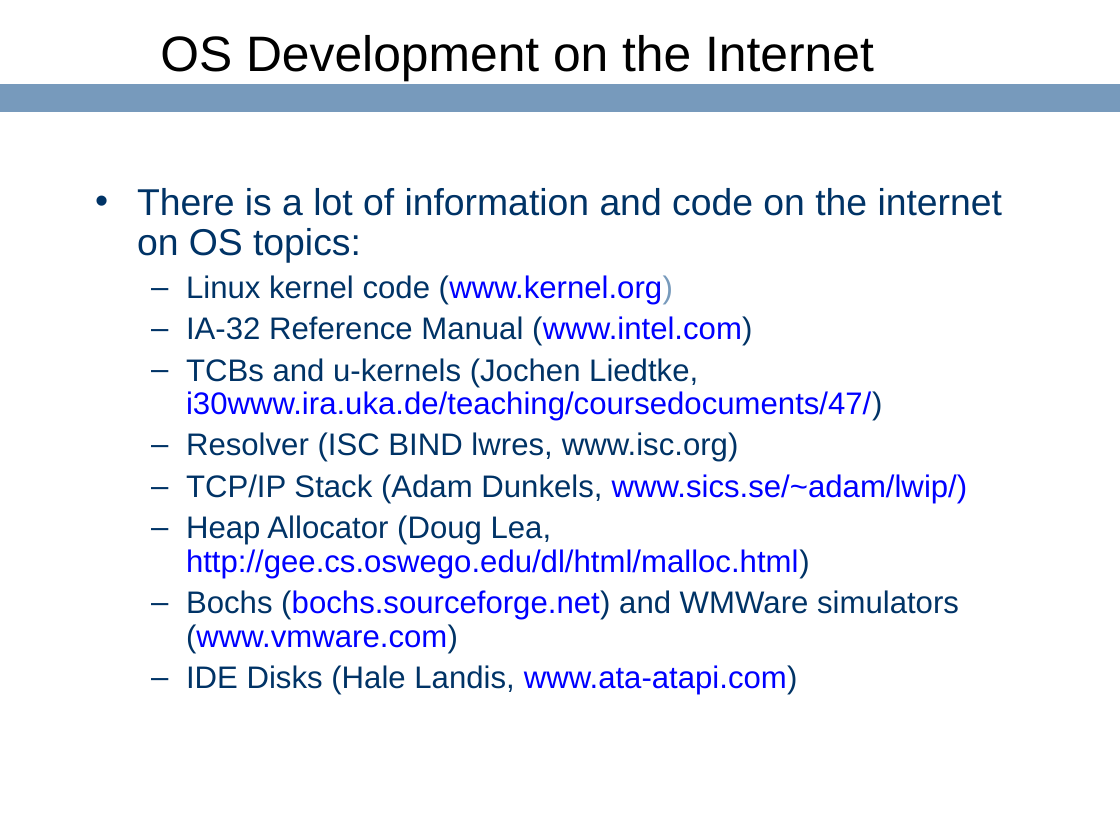
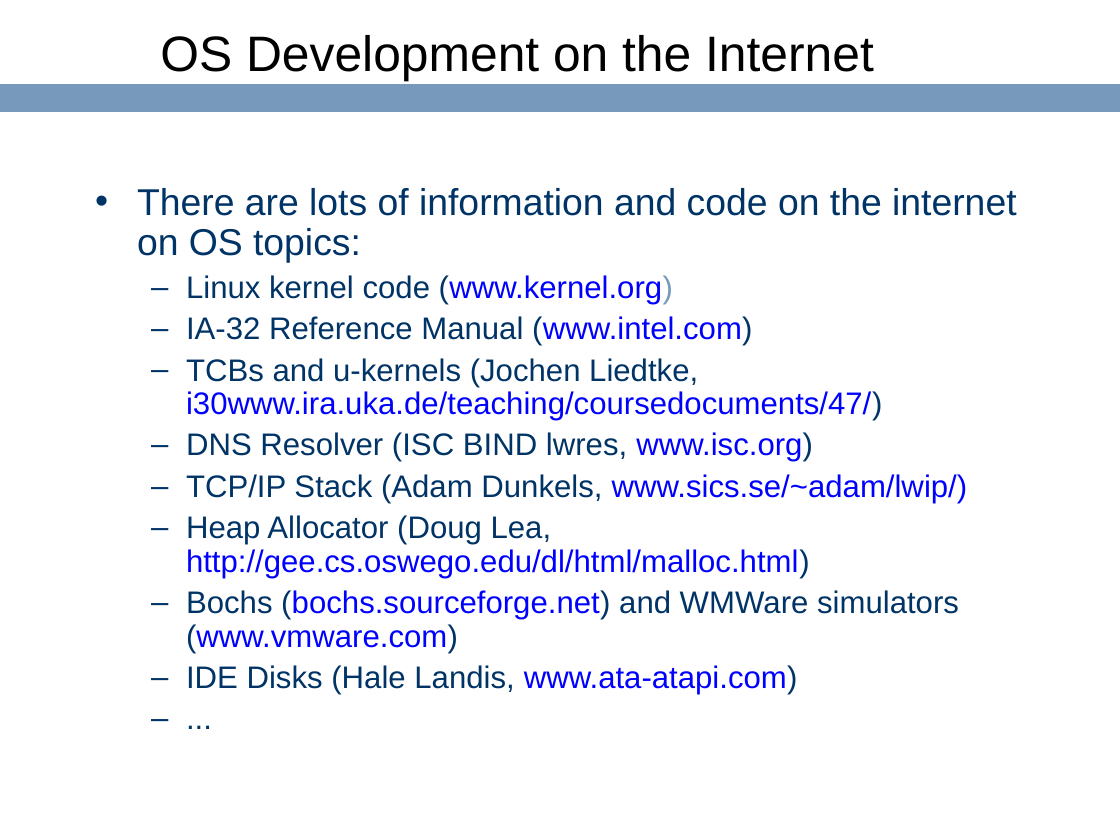
Before and after one commit to ringgaard/sanos, a slide deck: slide 18 of doc/jbox-jaoo.ppt. Drawn at 1120x840 pixels with LibreOffice and Linux fonts; fonts in the diff are those of the drawing; background and template pictures are left out. Boxes give left, top, right and bottom in pixels: in the first picture for what was removed or moved away, otherwise in the second. Text is boxed around its words. In the diff, an @@ line names an element or a change of style, - is before the commit and + after.

```diff
--- a/doc/jbox-jaoo.ppt
+++ b/doc/jbox-jaoo.ppt
@@ text at box(137, 188, 1016, 694): paragraph added @@
+  – ...
@@ text at box(137, 188, 1016, 263): text changed @@
-• There is a lot of information and code on the internet on OS topics:
+• There are lots of information and code on the internet on OS topics:
@@ text at box(186, 432, 813, 462): text changed @@
-  – Resolver (ISC BIND lwres, www.isc.org)
+  – DNS Resolver (ISC BIND lwres, www.isc.org)
```
Also in this commit, not shown: 7 other slides changed, 1 other file.
